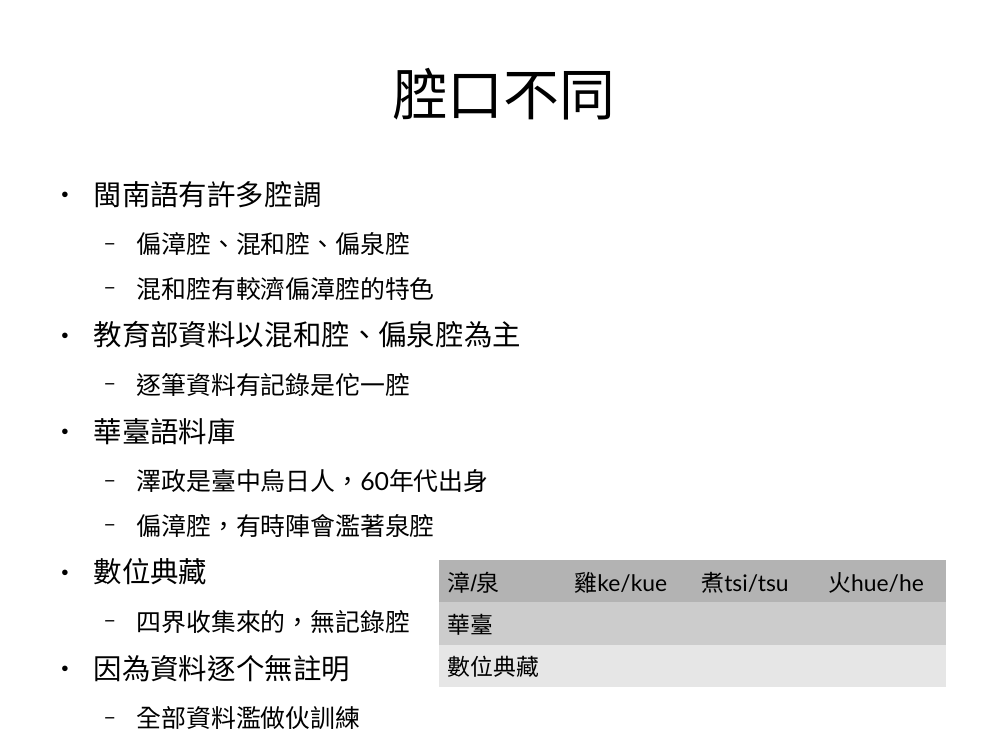
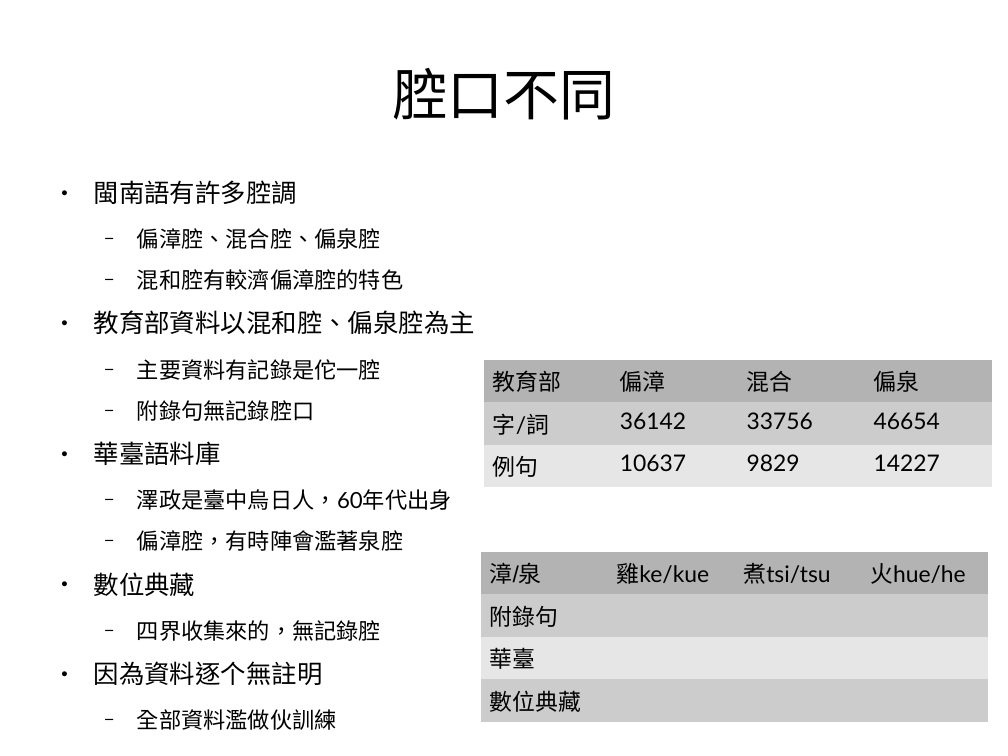
Before and after one commit to sih4sing5hong5/po3-ko3_tau5-iann2-phinn3, a slide deck: slide 18 of 翻譯報告.odp. Drawn at 1008x756 pixels with LibreOffice and Linux fonts; fonts in the diff are those of the drawing. Boxes give left, top, right and bottom in pixels: in the first picture for what was removed or moved away, otherwise in the second. Text is boxed around its words. In the diff, an @@ line names an element or a change of style, - is before the commit and + after.

Commit message:
加教育部實際腔口數量 丞宏

```diff
--- a/翻譯報告.odp
+++ b/翻譯報告.odp
@@ text at [94,180,476,730]: size 22.4 to 20 pt in "閩南語有許多腔調", "教育部資料以混和腔、偏泉腔為主", "華臺語料庫", "數位典藏" and 1 more places; size 19.6 to 17.5 pt in "混和腔有較濟偏漳腔的特色", "澤政是臺中烏日人，60年代出身", "偏漳腔，有時陣會濫著泉腔", "四界收集來的，無記錄腔" and 1 more places @@
@@ text at [137,228,381,249]: text changed; size 19.6 to 17.5 pt @@
-  − 偏漳腔、混和腔、偏泉腔
+  − 偏漳腔、混合腔、偏泉腔
@@ text at [137,359,381,421]: text changed; size 19.6 to 17.5 pt @@
-  − 逐筆資料有記錄是佗一腔
+  − 主要資料有記錄是佗一腔
+  − 附錄句無記錄腔口
@@ table added at [484,359,992,481], 3 rows, 4 columns @@
+教育部 | 偏漳 | 混合 | 偏泉
+字/詞 | 36142 | 33756 | 46654
+例句 | 10637 | 9829 | 14227
@@ table at [481,552,990,716] @@
+row 2: 附錄句 |  |  | 
@@ table: place and size @@
-table at [439,560,948,681]
+table at [481,552,990,716]
```
Also in this commit, not shown: 2 other slides changed.
